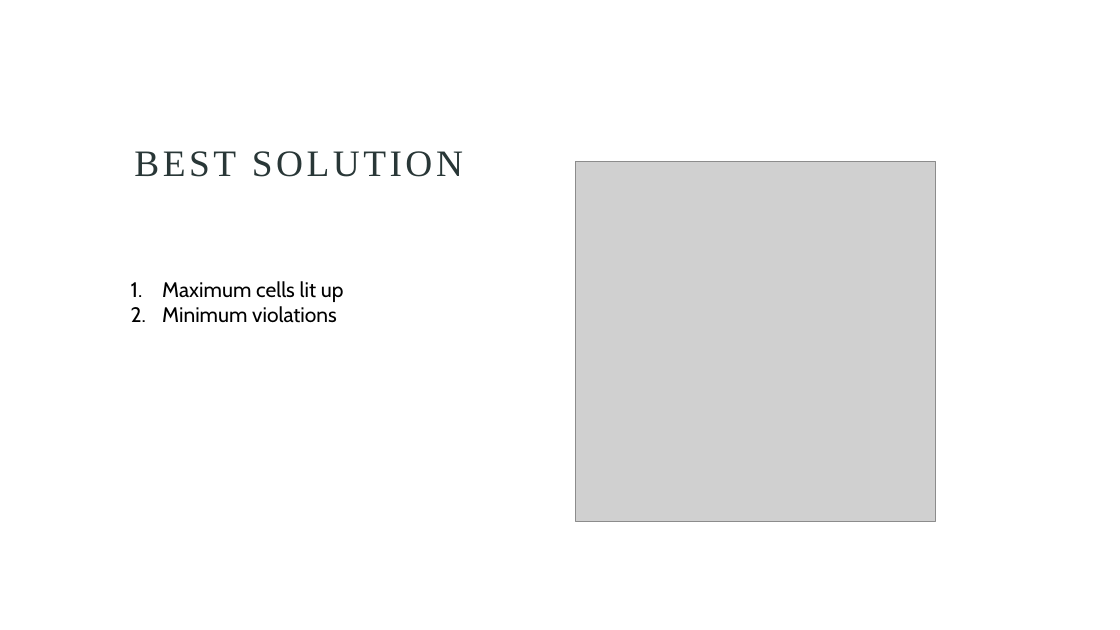
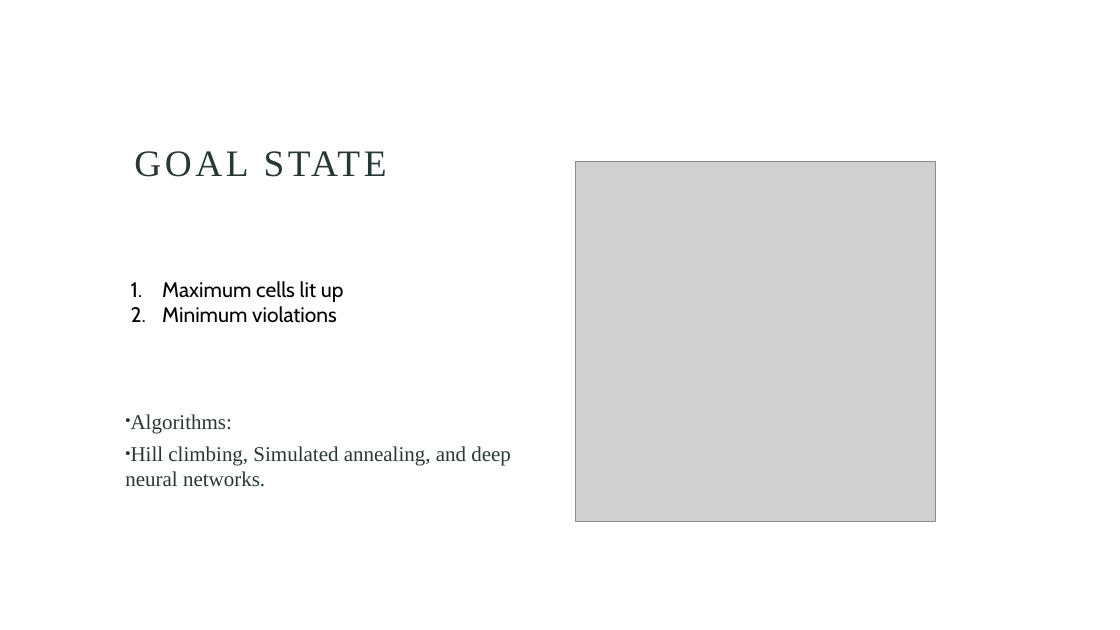
Before and after one commit to JSLBrowning/COMP-6606-Final-Project, a slide deck: slide 4 of Presentation/COMP6600_Final.pptx (slide 5 before the commit). Drawn at 1120x630 pixels with LibreOffice and Linux fonts; fonts in the diff are those of the drawing; grey boxes stand for pictures. Boxes give left, top, right and bottom in pixels: in the first picture for what was removed or moved away, otherwise in the second. Text is boxed around its words. In the diff, an @@ line names an element or a change of style, - is before the commit and + after.

Commit message:
Presentation

```diff
--- a/Presentation/COMP6600_Final.pptx
+++ b/Presentation/COMP6600_Final.pptx
@@ title at (x1=134, y1=151, x2=387, y2=177): text changed @@
-BEST SOLUTION
+GOAL STATE
@@ text added at (x1=125, y1=414, x2=511, y2=487), 18 pt, text #293737 @@
+• Algorithms:
+• Hill climbing, Simulated annealing, and deep neural networks.
```
Also in this commit, not shown: 1 other slide changed.
